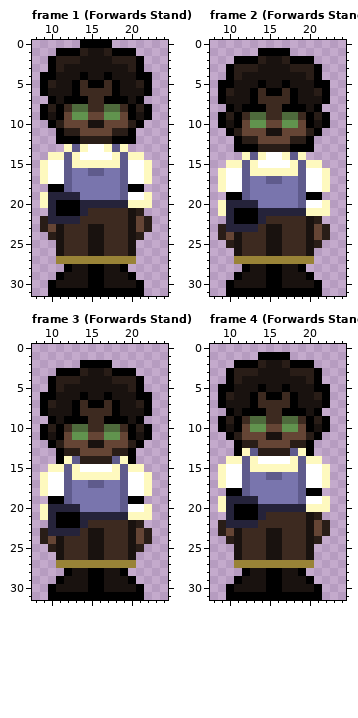
A pixel-art file gets an edit: assets/aseprite/medic.aseprite. This is how it looked before the edit.
32x32 pixels, 20 frames. Shown: frame 1 (Forwards Stand): x 8..24, y 0..31; frame 2 (Forwards Stand): x 8..24, y 0..31; frame 3 (Forwards Stand): x 8..24, y 0..31; frame 4 (Forwards Stand): x 8..24, y 0..31. The commit also changed other frames, which this record leaves out.
The same view after the edit:
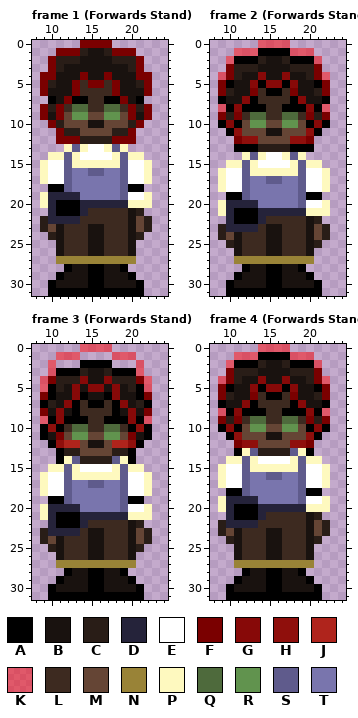
Palette (. is transparent): A #000000  B #19120f  C #291d17  D #25233a  E #ffffff  F #7a0000  G #870908  H #8f0f0c  J #af241c  K #ff00007a  L #3d2a20  M #654535  N #998337  P #fef9bf  Q #4e6a3c  R #61934e  S #5f5b8c  T #7975ad
From old to new:
layer "hair idea" now shown
Changed rows in their new state; - is an unchanged pixel.
Frame 1 (Forwards Stand), layer "hair idea":
first column x 9:
 0 -----FFFF-----
 1 --FFF----FFF--
 2 -F----------F-
 3 -F----------F-
 4 FF---F--F---FF
 5 F---F-FF-F---F
 6 F---F----F---F
 7 ---F------F---
 8 F-F--------F-F
 9 F-F--------F-F
10 -F----------F-
11 --F--------F--
12 --FFF----FFF--
Frame 2 (Forwards Stand), layer "hair idea":
first column x 9:
 0 -----KKKK-----
 1 --KKK----KKK--
 2 -K----------K-
 3 -F----------F-
 4 KF---G--G---FK
 5 F---G-GG-G---F
 6 F---F----F---F
 7 ---G------G---
 8 K-G--------G-K
 9 F-F--------F-F
10 -G----------G-
11 --H--------H--
12 --FHH----HHF--
Frame 3 (Forwards Stand), layer "hair idea":
first column x 9:
 0 -----KKKK-----
 1 --KKK----KKK--
 2 -K----------K-
 3 -K----------K-
 4 KF---G--G---FK
 5 K---G-GG-G---K
 6 F---G----G---F
 7 ---G------G---
 8 F-G--------G-F
 9 K-G--------G-K
10 -H----------H-
11 --F--------F--
12 --HJJ----JJH--
Frame 4 (Forwards Stand), layer "hair idea": the same change as frame 2 (Forwards Stand)
